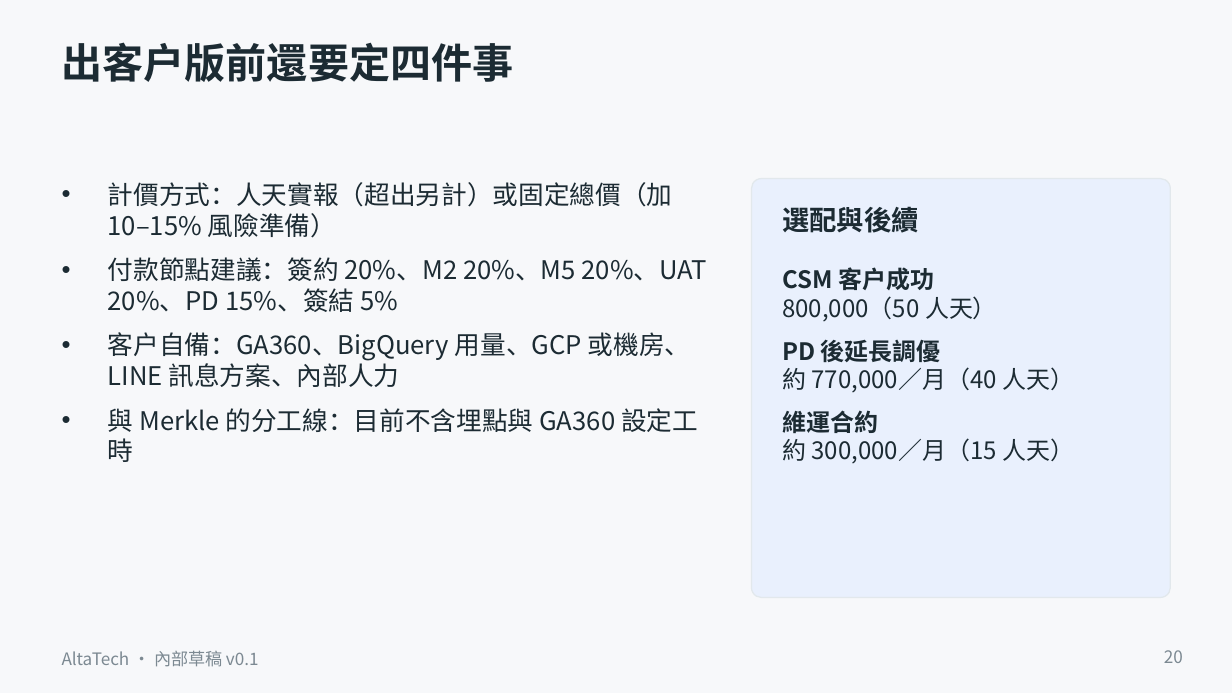
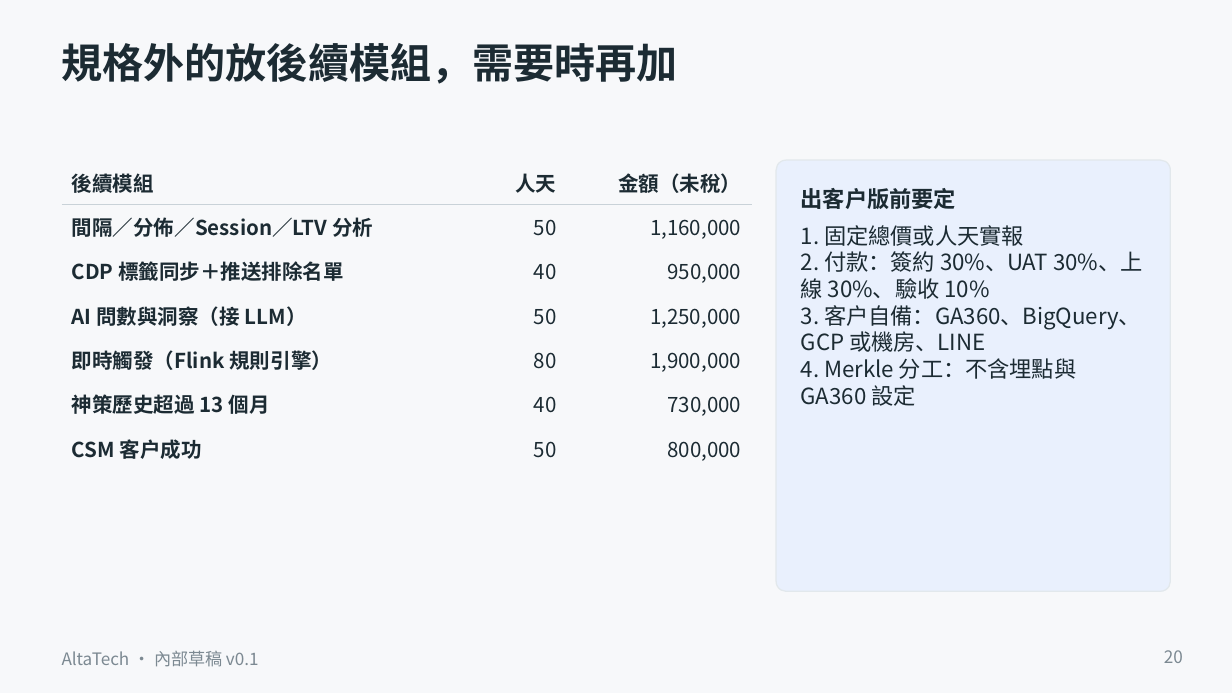
Before and after one commit to ALTA-TECH2025/altatech-dmp, a slide deck: slide 20 of docs/decks/sinopac-dmp-proposal-v0.1.pptx. Drawn at 1232x693 pixels with LibreOffice and Linux fonts; fonts in the diff are those of the drawing. Boxes give left, top, right and bottom in pixels: in the first picture for what was removed or moved away, otherwise in the second. Text is boxed around its words. In the diff, an @@ line names an element or a change of style, - is before the commit and + after.

```diff
--- a/docs/decks/sinopac-dmp-proposal-v0.1.pptx
+++ b/docs/decks/sinopac-dmp-proposal-v0.1.pptx
@@ title at (x1=62, y1=43, x2=678, y2=84): text changed @@
-出客戶版前還要定四件事
+規格外的放後續模組，需要時再加
@@ table added at (x1=62, y1=160, x2=752, y2=465), 7 rows, 3 columns @@
+後續模組 | 人天 | 金額（未稅）
+間隔／分佈／Session／LTV 分析 | 50 | 1,160,000
+CDP 標籤同步＋推送排除名單 | 40 | 950,000
+AI 問數與洞察（接 LLM） | 50 | 1,250,000
+即時觸發（Flink 規則引擎） | 80 | 1,900,000
+神策歷史超過 13 個月 | 40 | 730,000
+CSM 客戶成功 | 50 | 800,000
@@ rounded rectangle resized from (x1=752, y1=179, x2=1170, y2=598) to (x1=776, y1=160, x2=1170, y2=591) @@
@@ rounded rectangle at (x1=776, y1=160, x2=1170, y2=591): proportions changed @@
@@ text removed at (x1=108, y1=182, x2=707, y2=462) @@
-• 計價方式：人天實報（超出另計）或固定總價（加 10–15% 風險準備）
-• 付款節點建議：簽約 20%、M2 20%、M5 20%、UAT 20%、PD 15%、簽結 5%
-• 客戶自備：GA360、BigQuery 用量、GCP 或機房、LINE 訊息方案、內部人力
-• 與 Merkle 的分工線：目前不含埋點與 GA360 設定工時
@@ text removed at (x1=782, y1=207, x2=918, y2=233) @@
-選配與後續
@@ text added at (x1=801, y1=188, x2=1142, y2=406), 13 pt, text #1C2B33 @@
+出客戶版前要定
+1. 固定總價或人天實報
+2. 付款：簽約 30%、UAT 30%、上線 30%、驗收 10%
+3. 客戶自備：GA360、BigQuery、GCP 或機房、LINE
+4. Merkle 分工：不含埋點與 GA360 設定
@@ text removed at (x1=782, y1=267, x2=1074, y2=463) @@
-CSM 客戶成功
-800,000（50 人天）
-PD 後延長調優
-約 770,000／月（40 人天）
-維運合約
-約 300,000／月（15 人天）
```
Also in this commit, not shown: 1 other slide changed, 1 slide added, 1 slide removed, 2 other files.
